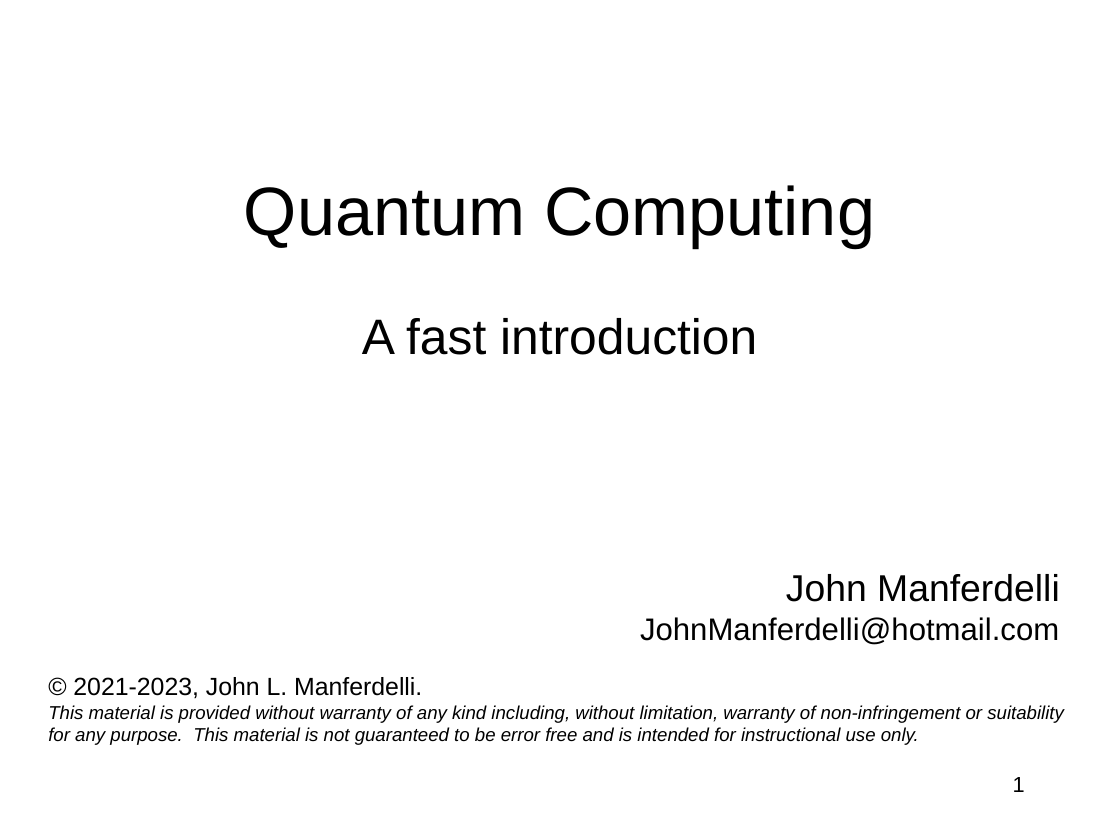
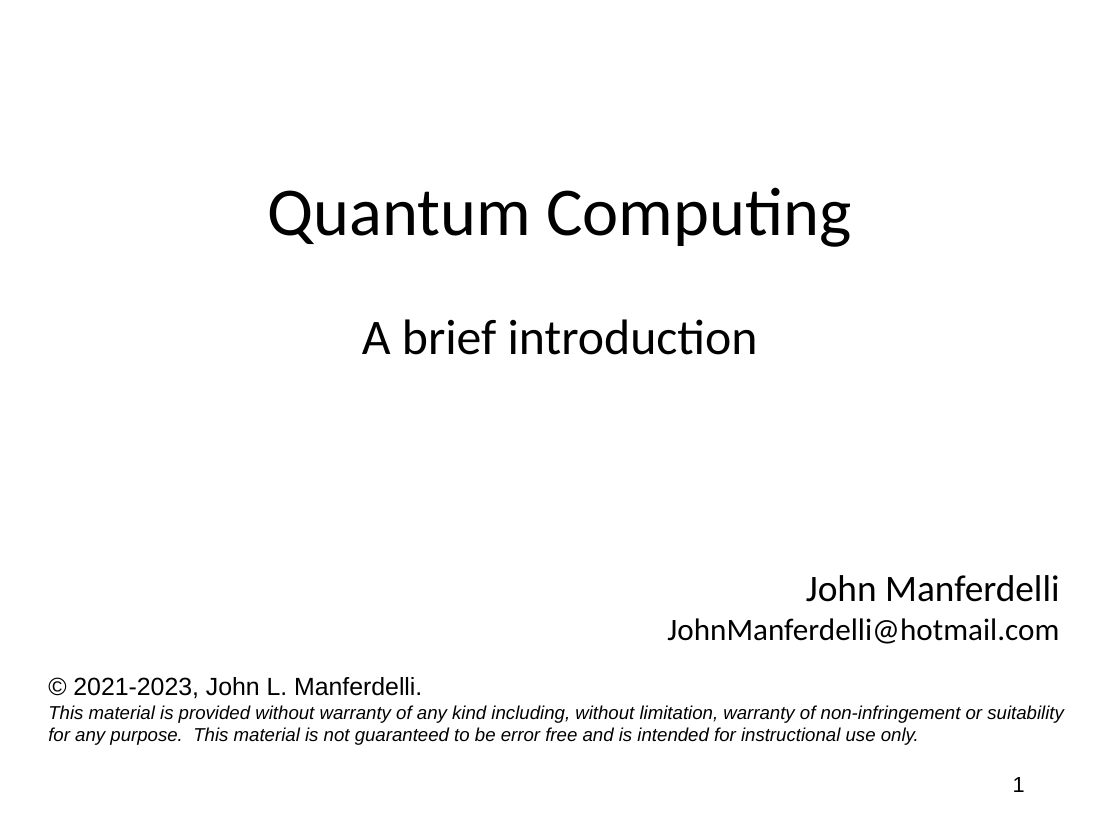
Before and after one commit to jlmucb/class_notes, a slide deck: slide 1 of BerkeleyClass/CS290Spring2013/Lectures/QC.pptx. Drawn at 1120x840 pixels with LibreOffice and Linux fonts; fonts in the diff are those of the drawing. Boxes give left, top, right and bottom in pixels: in the first picture for what was removed or moved away, otherwise in the second. Text is boxed around its words. In the diff, an @@ line names an element or a change of style, - is before the commit and + after.

```diff
--- a/BerkeleyClass/CS290Spring2013/Lectures/QC.pptx
+++ b/BerkeleyClass/CS290Spring2013/Lectures/QC.pptx
@@ text at [267, 187, 851, 247]: font Arial to Calibri in "Quantum Computing" @@
@@ text at [362, 319, 758, 355]: text changed; font Arial to Calibri @@
-A fast introduction
+A brief introduction
@@ text "John Manferdelli": place and size @@
-text "John Manferdelli" at [640, 574, 1060, 645]
+text "John Manferdelli" at [667, 575, 1060, 644]
@@ text "John Manferdelli" at [667, 575, 1060, 644]: font Arial to Calibri @@
```
Also in this commit, not shown: 7 other slides changed, 8 slides added, 3 slides removed.
